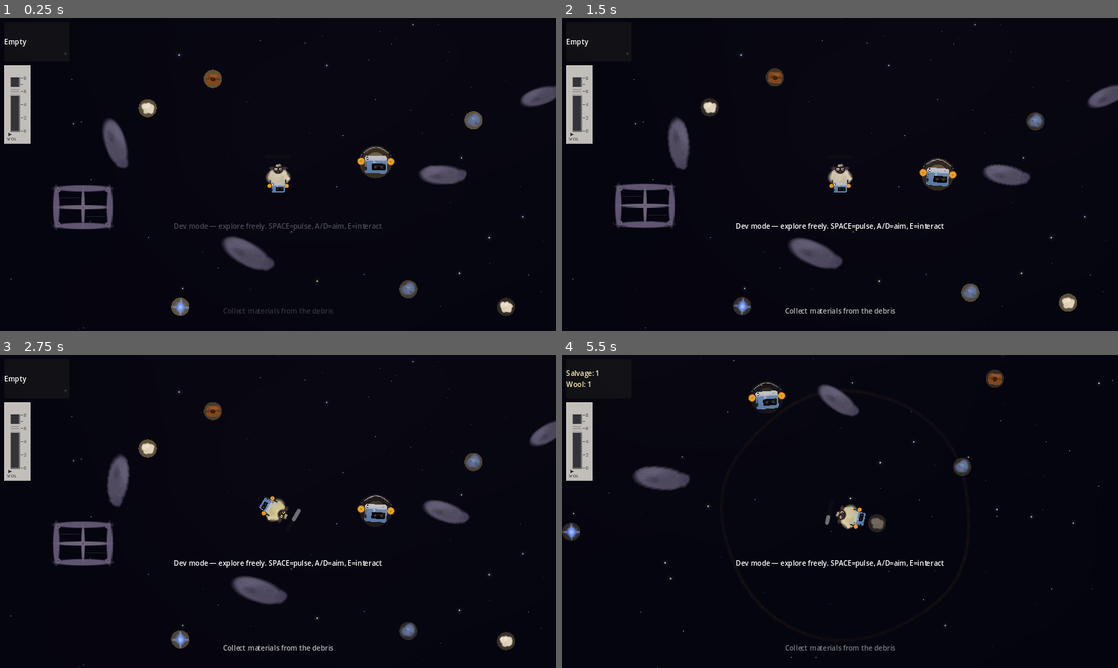
Above: before the commit, frames 1-4 (two rows, left to right).
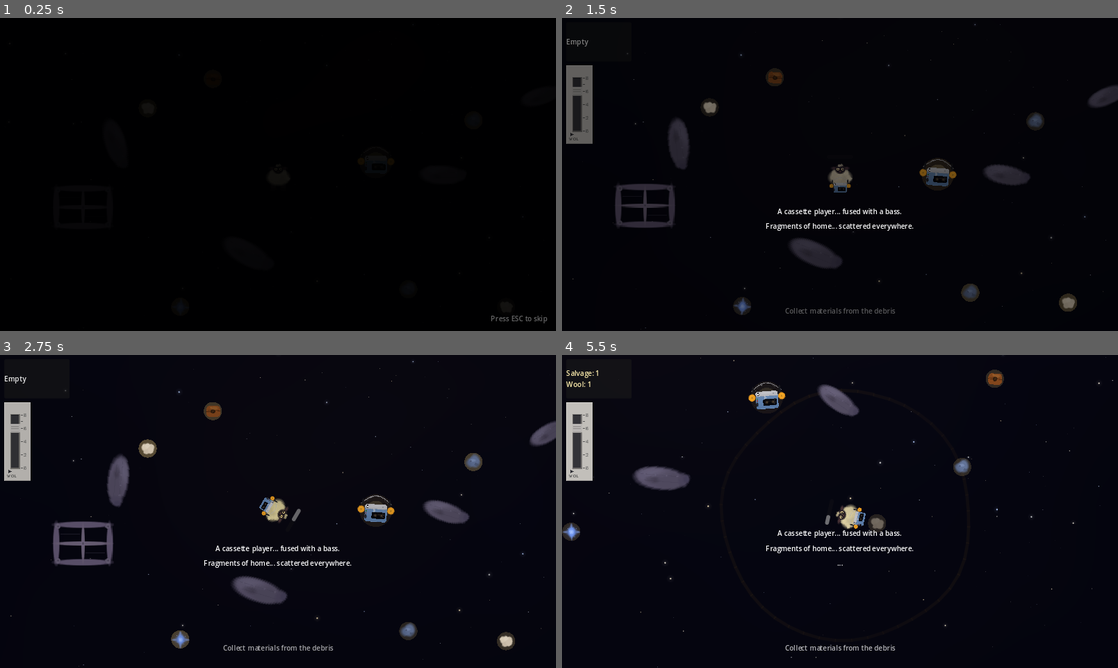
Above: after the commit, the same moments.

Repository: llama-with-thumbs/ashes-of-the-meadow
Game: Godot game, scene res://scenes/main.tscn
The game is run twice, just before and just after one commit, with the same random seed, the same clock (stepped at 60 frames per second) and the same inputs.
Inputs (mouse positions are in pixels of both pictures, inside the frame that each line leads up to):
- Up to frame 1 (0.25 s): no input
- Up to frame 2 (1.5 s): tap Enter at 0.5 s; drag from (578, 105) to (840, 174) at 0.52 s; drag from (728, 190) to (840, 174) at 1.27 s
- Up to frame 3 (2.75 s): move the mouse to (333, 442) at 2.02 s; hold D (move_right) from 2.03 s (still down); hold Space (bass_pulse) from 2.03 s (still down); tap Enter at 2.1 s
- Up to frame 4 (5.5 s): release D (move_right) at 2.75 s; release Space (bass_pulse) at 2.75 s; drag from (812, 574) to (940, 511) at 2.77 s; move the mouse to (1006, 558) at 3.52 s; hold A (move_left) 3.53-4.25 s; tap E (interact) at 3.6, 5.3 s; tap Enter at 3.8 s; tap Escape at 4.15 s; drag from (673, 464) to (912, 376) at 4.27 s; move the mouse to (867, 511) at 5.02 s; hold A (move_left) from 5.03 s (still down); hold Space (bass_pulse) from 5.03 s (still down); click (867, 511) at 5.17 s

The runs differ from the first frame. In frame 1, 6.3% of the frame differs, in the area x 0-100%, y 1-100%; in frame 2, 5.9%; in frame 3, 0.6%; in frame 4, 0.9%.

Commit message:
feat: add pre-cassette flailing, cosmic ambient audio, drifting subtitles, and skip intro
Before reaching the cassette, the sheep moves with weak, chaotic kicks
and sluggish rotation. A procedural space ambient drone (layered sine
drones, FM shimmer, filtered noise) plays from the start and crossfades
out when the cassette is picked up. Subtitles now drift upward as new
lines appear, allowing soft overlap. Press ESC or Enter to skip intro.

Co-Authored-By: Claude Opus 4.6 <noreply@anthropic.com>

Diff:
--- a/scenes/main.tscn
+++ b/scenes/main.tscn
@@ -110,6 +110,9 @@
 
 [node name="HissPlayer" type="AudioStreamPlayer" parent="Sheep"]
 volume_db = -18.0
+
+[node name="AmbientPlayer" type="AudioStreamPlayer" parent="Sheep"]
+volume_db = -12.0
 
 [node name="Camera2D" type="Camera2D" parent="Sheep"]
 zoom = Vector2(1.5, 1.5)
--- a/scripts/player/sheep.gd
+++ b/scripts/player/sheep.gd
@@ -14,8 +14,12 @@
 var charge: float = 0.0
 var is_charging: bool = false
 var can_move: bool = false
+var has_cassette: bool = false
 var facing_right: bool = true
 var original_modulate: Color
+
+# Pre-cassette flail state
+var _flail_cooldown: float = 0.0
 
 # Audio generation state
 var _bass_playing: bool = false
@@ -25,6 +29,11 @@
 var _bass_strength: float = 0.0
 var _hiss_active: bool = false
 
+# Space ambient drone state
+var _ambient_active: bool = false
+var _ambient_time: float = 0.0
+var _ambient_fade: float = 1.0  # 1.0 = full, fades to 0 on cassette pickup
+
 # Visual references
 @onready var sprite: Sprite2D = $Sprite2D
 @onready var sound_ring: Node2D = $SoundRing
@@ -36,6 +45,7 @@
 # Audio
 @onready var bass_player: AudioStreamPlayer = $BassPlayer
 @onready var hiss_player: AudioStreamPlayer = $HissPlayer
+@onready var ambient_player: AudioStreamPlayer = $AmbientPlayer
 
 signal pulse_fired(strength: float, direction: Vector2)
 
@@ -47,14 +57,33 @@
 	if particles:
 		particles.emitting = false
 	_setup_audio()
+	# Start space ambient immediately — lonely cosmic drone from the start
+	_ambient_active = true
+	ambient_player.play()
+
+func enable_flailing() -> void:
+	## Pre-cassette: weak, chaotic movement
+	can_move = true
+	has_cassette = false
 
 func enable_movement() -> void:
+	## Full cassette-powered movement
 	can_move = true
+	has_cassette = true
 	cassette_sprite.visible = true
 	charge_bar.visible = true
-	# Start tape hiss
+	# Start cassette audio — bass + hiss
+	bass_player.play()
 	_hiss_active = true
 	hiss_player.play()
+	# Fade out space ambient over 3 seconds
+	_ambient_fade = 1.0
+	var tween := create_tween()
+	tween.tween_method(_set_ambient_fade, 1.0, 0.0, 3.0)
+	tween.tween_callback(func():
+		_ambient_active = false
+		ambient_player.stop()
+	)
 
 func _setup_audio() -> void:
 	# Bass pulse — procedural sine wave with envelope
@@ -64,8 +93,7 @@
 	bass_player.stream = bass_gen
 	bass_player.volume_db = 6.0
 	bass_player.bus = &"Master"
-	# Pre-start the player so playback is always available
-	bass_player.play()
+	# Don't pre-start — only plays after cassette is received
 
 	# Tape hiss — noise-based ambient
 	var hiss_gen := AudioStreamGenerator.new()
@@ -75,10 +103,22 @@
 	hiss_player.volume_db = -28.0
 	hiss_player.bus = &"Master"
 
+	# Space ambient — layered slow drones, lonely and cosmic
+	var ambient_gen := AudioStreamGenerator.new()
+	ambient_gen.mix_rate = 22050.0
+	ambient_gen.buffer_length = 1.0
+	ambient_player.stream = ambient_gen
+	ambient_player.volume_db = -10.0
+	ambient_player.bus = &"Master"
+
+func _set_ambient_fade(val: float) -> void:
+	_ambient_fade = val
+
 func _process(_delta: float) -> void:
 	# Fill audio buffers each frame
 	_fill_bass_buffer()
 	_fill_hiss_buffer()
+	_fill_ambient_buffer()
 
 func _fill_bass_buffer() -> void:
 	if not bass_player.playing:
@@ -125,6 +165,43 @@
 			value = (randf() * 2.0 - 1.0) * 0.12
 		playback.push_frame(Vector2(value, value))
 
+func _fill_ambient_buffer() -> void:
+	if not ambient_player.playing:
+		return
+	var playback := ambient_player.get_stream_playback() as AudioStreamGeneratorPlayback
+	if playback == null:
+		return
+
+	var frames_available := playback.get_frames_available()
+	if frames_available <= 0:
+		return
+
+	var sample_rate := 22050.0
+
+	for i in frames_available:
+		var value := 0.0
+		if _ambient_active:
+			var t := _ambient_time
+			# Deep sub-bass drone — very slow, feels like the void humming
+			value += sin(TAU * 32.0 * t) * 0.15
+			# Second drone a fifth above, slightly detuned — eerie interval
+			value += sin(TAU * 48.3 * t) * 0.08
+			# High ethereal tone — lonely, airy shimmer
+			value += sin(TAU * 196.0 * t + sin(TAU * 0.2 * t) * 3.0) * 0.04
+			# Even higher wisp — FM modulated for mystery
+			value += sin(TAU * 523.0 * t + sin(TAU * 0.7 * t) * 5.0) * 0.02
+			# Breathy filtered noise — cosmic wind
+			var noise := (randf() * 2.0 - 1.0)
+			# Simple low-pass via mixing with previous value (smoothing)
+			noise *= 0.06 * (0.5 + sin(TAU * 0.15 * t) * 0.5)
+			value += noise
+			# Slow overall volume swell — breathes in and out
+			var breath := 0.6 + sin(TAU * 0.08 * t) * 0.25 + sin(TAU * 0.13 * t) * 0.15
+			value *= breath * _ambient_fade
+
+			_ambient_time += 1.0 / sample_rate
+		playback.push_frame(Vector2(value, value))
+
 func _physics_process(delta: float) -> void:
 	if not can_move:
 		# Gentle floating drift when inactive — must use move_and_slide
@@ -134,6 +211,11 @@
 		move_and_slide()
 		return
 
+	if not has_cassette:
+		_physics_flail(delta)
+		return
+
+	# ── CASSETTE MODE: smooth, responsive ──
 	# Rotation
 	var rot_input := Input.get_axis("move_left", "move_right")
 	rotation += rot_input * rotation_speed * delta
@@ -185,6 +267,43 @@
 	velocity = space_velocity
 	move_and_slide()
 
+func _physics_flail(delta: float) -> void:
+	## Pre-cassette: weak, awkward kicks with random drift
+	_flail_cooldown = maxf(_flail_cooldown - delta, 0.0)
+
+	# Sluggish rotation — half speed, wobbles
+	var rot_input := Input.get_axis("move_left", "move_right")
+	rotation += rot_input * rotation_speed * 0.4 * delta
+	# Random wobble
+	rotation += sin(Time.get_ticks_msec() * 0.003) * 0.3 * delta
+
+	# Space = weak, erratic kick (no charge, instant, with random offset)
+	if Input.is_action_just_pressed("bass_pulse") and _flail_cooldown <= 0.0:
+		var aim := Vector2.from_angle(rotation - PI / 2.0)
+		# Add significant random offset — the sheep can't aim well
+		var scatter := randf_range(-0.6, 0.6)
+		aim = aim.rotated(scatter)
+		# Weak force — about 25% of a minimal cassette pulse
+		space_velocity += aim * pulse_force * 0.2
+		_flail_cooldown = 0.4  # Can't spam — exhausting to flail
+		# Visual: small wobble on the sprite
+		var tween := create_tween()
+		tween.tween_property(sprite, "rotation", randf_range(-0.2, 0.2), 0.1)
+		tween.tween_property(sprite, "rotation", 0.0, 0.2)
+
+	# Interact — still works
+	if Input.is_action_just_pressed("interact"):
+		_try_interact()
+
+	# Heavier drag — movement feels labored
+	space_velocity *= 0.97
+	# Lower speed cap
+	if space_velocity.length() > max_speed * 0.3:
+		space_velocity = space_velocity.normalized() * max_speed * 0.3
+
+	velocity = space_velocity
+	move_and_slide()
+
 func _fire_pulse(strength: float) -> void:
 	var direction := Vector2.from_angle(rotation - PI / 2.0)
 	var force := direction * pulse_force * (0.5 + strength * 0.5)
--- a/scripts/world/demo_world.gd
+++ b/scripts/world/demo_world.gd
@@ -10,11 +10,13 @@
 @onready var fade_rect: ColorRect = $UI/FadeRect
 @onready var ending_label: Label = $UI/EndingLabel
 
-@export var skip_intro: bool = true  ## Set to false for full intro sequence
+@export var skip_intro: bool = false  ## Set to false for full intro sequence
 
 var narration_queue: Array[Dictionary] = []
 var showing_narration: bool = false
 var ending_triggered: bool = false
+var intro_skipped: bool = false
+var _active_narrations: Array[Label] = []
 
 func _ready() -> void:
 	# Start with black screen
@@ -29,6 +31,12 @@
 	# Start the demo sequence
 	_start_opening()
 
+func _unhandled_input(event: InputEvent) -> void:
+	# Skip intro with Escape or Enter
+	if not intro_skipped and event is InputEventKey and event.pressed:
+		if event.keycode == KEY_ESCAPE or event.keycode == KEY_ENTER:
+			_skip_intro()
+
 func _start_opening() -> void:
 	if skip_intro:
 		# Dev mode: skip intro, give cassette, start gameplay immediately
@@ -36,63 +44,68 @@
 		hud.visible = true
 		player.receive_cassette()
 		GameState.advance_phase(GameState.Phase.EXPLORATION)
-		_show_narration("Dev mode — explore freely. SPACE=pulse, A/D=aim, E=interact", 5.0)
+		_show_narration("Dev mode — explore freely. SPACE=pulse, A/D=aim, E=interact")
 		return
+
+	# Show skip hint
+	_show_skip_hint()
 
 	# Fade in from black
 	var tween := create_tween()
 	tween.tween_property(fade_rect, "color:a", 0.0, 3.0)
 	tween.tween_callback(func():
-		_show_narration("...", 3.5)
-		await get_tree().create_timer(4.5).timeout
-		_show_narration("Where... am I?", 5.0)
-		await get_tree().create_timer(6.0).timeout
-		_show_narration("Everything is silent.", 5.0)
-		await get_tree().create_timer(6.0).timeout
-		_show_narration("Something is glowing nearby...", 5.0)
-		await get_tree().create_timer(6.0).timeout
-		# Give player basic drift ability to reach cassette
-		player.can_move = false
-		# Gentle nudge toward cassette
-		var dir_to_cassette := (cassette_device.global_position - player.global_position).normalized()
-		player.space_velocity = dir_to_cassette * 20.0
+		_show_narration("...")
+		await get_tree().create_timer(5.0).timeout
+		_show_narration("Where... am I?")
+		await get_tree().create_timer(5.0).timeout
+		_show_narration("Everything is silent.")
+		await get_tree().create_timer(5.0).timeout
+		_show_narration("Something is glowing nearby...")
+		await get_tree().create_timer(5.0).timeout
+		# Let the sheep flail toward the cassette
+		player.enable_flailing()
 		GameState.advance_phase(GameState.Phase.DISCOVERY)
 	)
 
 func _on_phase_changed(new_phase: GameState.Phase) -> void:
 	match new_phase:
 		GameState.Phase.DISCOVERY:
-			_show_narration("Drift toward the light...", 6.0)
+			_show_narration("Try to move... SPACE to kick, A/D to turn...")
 		GameState.Phase.TUTORIAL:
+			intro_skipped = true
+			if _skip_hint_label and is_instance_valid(_skip_hint_label):
+				var fade := create_tween()
+				fade.tween_property(_skip_hint_label, "modulate:a", 0.0, 1.0)
+				fade.tween_callback(_skip_hint_label.queue_free)
 			hud.visible = true
-			_show_narration("A cassette player... fused with a bass.", 5.0)
-			await get_tree().create_timer(6.0).timeout
-			_show_narration("SPACE to play a note. Sound pushes you forward.", 6.0)
-			await get_tree().create_timer(7.0).timeout
-			_show_narration("A/D to aim. Hold SPACE for a stronger pulse.", 6.0)
-			await get_tree().create_timer(7.0).timeout
-			_show_narration("E to interact with objects nearby.", 5.0)
-			await get_tree().create_timer(6.0).timeout
-			_show_narration("Explore the ruins... gather what remains.", 5.0)
-			await get_tree().create_timer(6.0).timeout
+			_show_narration("A cassette player... fused with a bass.")
+			await get_tree().create_timer(5.0).timeout
+			_show_narration("SPACE to play a note. Sound pushes you forward.")
+			await get_tree().create_timer(5.0).timeout
+			_show_narration("A/D to aim. Hold SPACE for a stronger pulse.")
+			await get_tree().create_timer(5.0).timeout
+			_show_narration("E to interact with objects nearby.")
+			await get_tree().create_timer(5.0).timeout
+			_show_narration("Explore the ruins... gather what remains.")
+			await get_tree().create_timer(5.0).timeout
 			GameState.tutorial_complete = true
 			GameState.advance_phase(GameState.Phase.EXPLORATION)
 		GameState.Phase.EXPLORATION:
-			_show_narration("Fragments of home... scattered everywhere.", 6.0)
+			_show_narration("Fragments of home... scattered everywhere.")
 		GameState.Phase.BUILDING:
-			_show_narration("The home-frame... maybe I can rebuild.", 5.0)
+			_show_narration("The home-frame... maybe I can rebuild.")
 		GameState.Phase.ENDING:
 			_trigger_ending()
 
 func _on_build_completed(part_name: String) -> void:
 	match part_name:
 		"hull":
-			_show_narration("The hull holds. It feels... almost safe.", 5.0)
+			_show_narration("The hull holds. It feels... almost safe.")
 			if not GameState.antenna_built:
-				await get_tree().create_timer(6.0).timeout
-				_show_narration("I need an antenna. To listen for others.", 5.0)
+				await get_tree().create_timer(5.0).timeout
+				_show_narration("I need an antenna. To listen for others.")
 		"antenna":
-			_show_narration("The antenna hums to life...", 5.0)
+			_show_narration("The antenna hums to life...")
 
 func _trigger_ending() -> void:
 	if ending_triggered:
@@ -100,12 +113,12 @@
 	ending_triggered = true
 
 	await get_tree().create_timer(3.0).timeout
-	_show_narration("Wait... what is that sound?", 5.0)
-	await get_tree().create_timer(6.0).timeout
-	_show_narration("A signal. Faint. But unmistakable.", 5.0)
-	await get_tree().create_timer(6.0).timeout
-	_show_narration("A distant bleat, wrapped in static.", 6.0)
-	await get_tree().create_timer(7.0).timeout
+	_show_narration("Wait... what is that sound?")
+	await get_tree().create_timer(5.0).timeout
+	_show_narration("A signal. Faint. But unmistakable.")
+	await get_tree().create_timer(5.0).timeout
+	_show_narration("A distant bleat, wrapped in static.")
+	await get_tree().create_timer(5.0).timeout
 
 	# Fade to warm color
 	ending_label.visible = true
@@ -117,13 +130,70 @@
 	tween.tween_interval(8.0)
 	tween.tween_property(fade_rect, "color:a", 1.0, 3.0)
 
-func _show_narration(text: String, duration: float) -> void:
-	narration_label.text = text
-	narration_label.visible = true
-	narration_label.modulate.a = 0.0
+var _skip_hint_label: Label = null
+
+func _show_skip_hint() -> void:
+	_skip_hint_label = Label.new()
+	_skip_hint_label.text = "Press ESC to skip"
+	_skip_hint_label.horizontal_alignment = HORIZONTAL_ALIGNMENT_RIGHT
+	_skip_hint_label.anchor_left = 1.0
+	_skip_hint_label.anchor_right = 1.0
+	_skip_hint_label.anchor_top = 1.0
+	_skip_hint_label.anchor_bottom = 1.0
+	_skip_hint_label.offset_left = -200.0
+	_skip_hint_label.offset_top = -40.0
+	_skip_hint_label.offset_right = -20.0
+	_skip_hint_label.offset_bottom = -10.0
+	_skip_hint_label.modulate = Color(1, 1, 1, 0.4)
+	narration_label.get_parent().add_child(_skip_hint_label)
+
+func _skip_intro() -> void:
+	intro_skipped = true
+	# Clear all narration labels
+	for lbl in _active_narrations:
+		if is_instance_valid(lbl):
+			lbl.queue_free()
+	_active_narrations.clear()
+	# Remove skip hint
+	if _skip_hint_label and is_instance_valid(_skip_hint_label):
+		_skip_hint_label.queue_free()
+	# Snap to gameplay
+	fade_rect.color.a = 0.0
+	hud.visible = true
+	player.receive_cassette()
+	GameState.advance_phase(GameState.Phase.EXPLORATION)
+
+func _show_narration(text: String, duration: float = 5.5) -> void:
+	# Drift existing labels upward
+	for old_lbl in _active_narrations:
+		if is_instance_valid(old_lbl):
+			var drift := create_tween()
+			drift.tween_property(old_lbl, "offset_top", old_lbl.offset_top - 35.0, 0.8).set_ease(Tween.EASE_OUT).set_trans(Tween.TRANS_QUAD)
+			drift.parallel().tween_property(old_lbl, "offset_bottom", old_lbl.offset_bottom - 35.0, 0.8).set_ease(Tween.EASE_OUT).set_trans(Tween.TRANS_QUAD)
+
+	# Spawn a new label at the base position
+	var lbl := Label.new()
+	lbl.text = text
+	lbl.horizontal_alignment = HORIZONTAL_ALIGNMENT_CENTER
+	lbl.vertical_alignment = VERTICAL_ALIGNMENT_CENTER
+	lbl.autowrap_mode = TextServer.AUTOWRAP_WORD_SMART
+	lbl.anchor_left = 0.5
+	lbl.anchor_top = 0.5
+	lbl.anchor_right = 0.5
+	lbl.anchor_bottom = 0.5
+	lbl.offset_left = -300.0
+	lbl.offset_top = 100.0
+	lbl.offset_right = 300.0
+	lbl.offset_bottom = 140.0
+	lbl.modulate.a = 0.0
+	narration_label.get_parent().add_child(lbl)
+	_active_narrations.append(lbl)
 
 	var tween := create_tween()
-	tween.tween_property(narration_label, "modulate:a", 1.0, 1.0)
-	tween.tween_interval(duration)
-	tween.tween_property(narration_label, "modulate:a", 0.0, 1.2)
-	tween.tween_callback(func(): narration_label.visible = false)
+	tween.tween_property(lbl, "modulate:a", 1.0, 1.0)      # fade in 1s
+	tween.tween_interval(duration)                            # hold ~5.5s
+	tween.tween_property(lbl, "modulate:a", 0.0, 2.0)       # slow fade out 2s
+	tween.tween_callback(func():
+		_active_narrations.erase(lbl)
+		lbl.queue_free()
+	)
